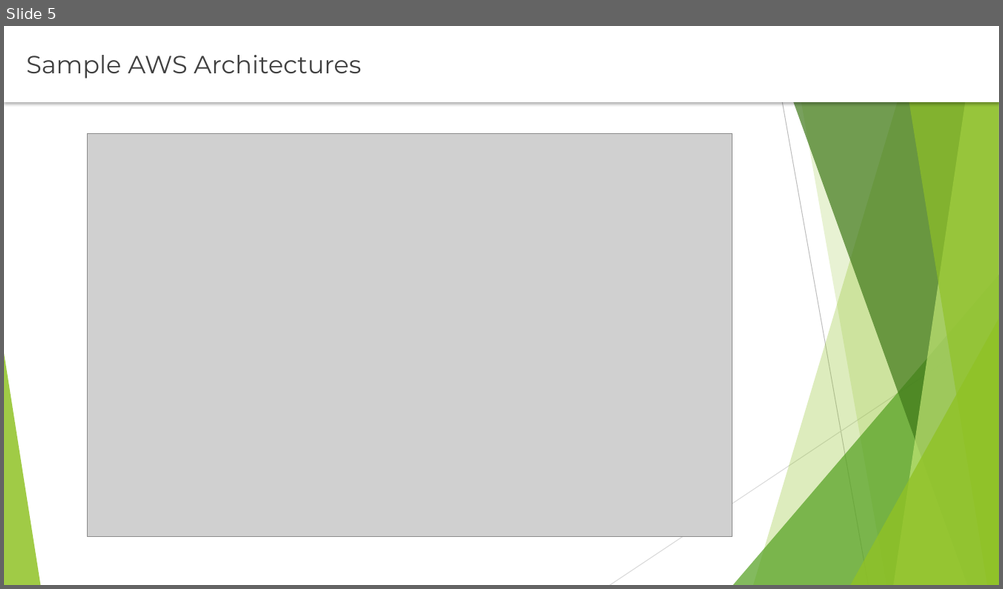
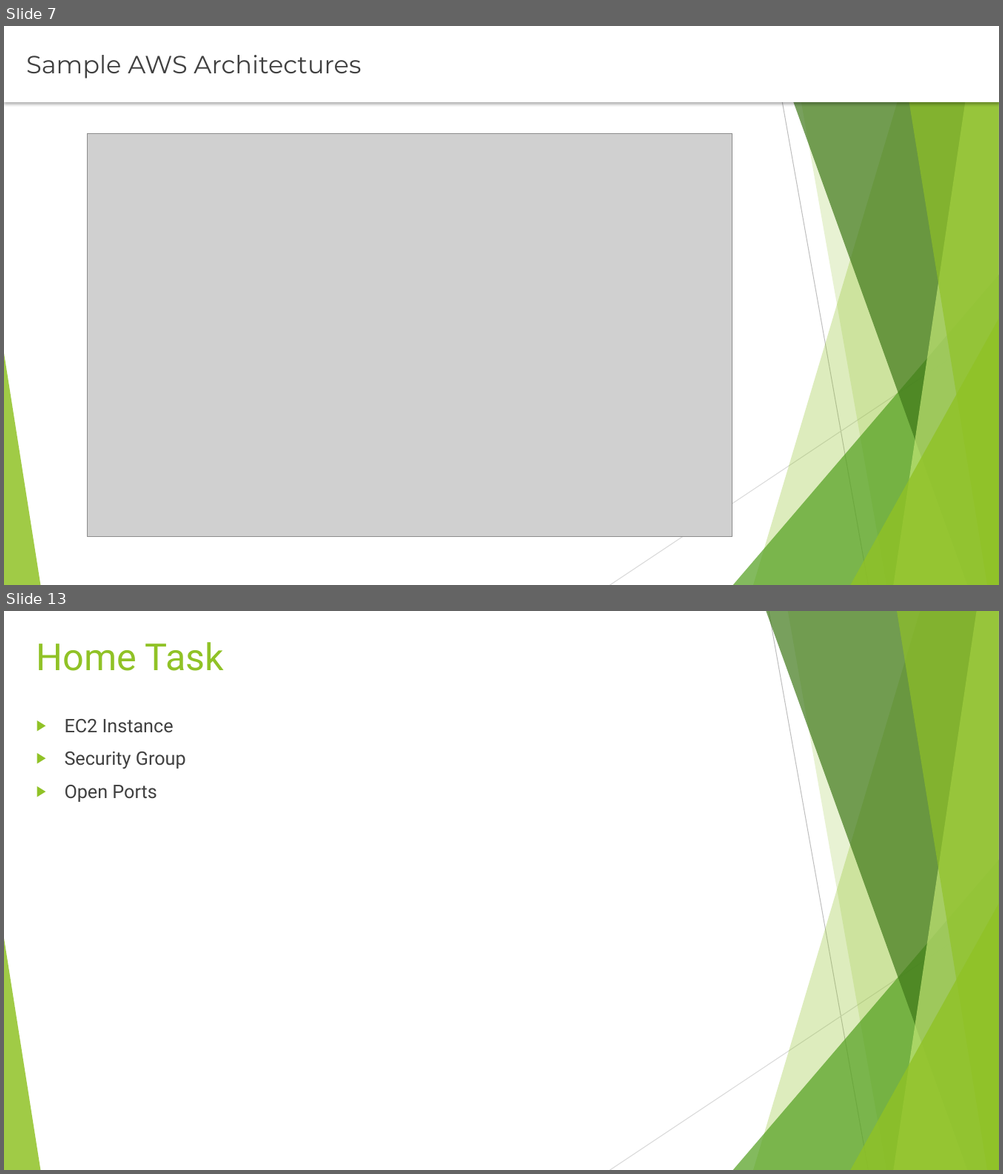
Before and after one commit to rusergei2010/AWSCourse2019, a slide deck: Lecture_2_Compute_Resources/Compute_Resources.pptx. Shown one above the other, each under a label of ours: slide 5 before the commit, slides 7 and 13 after it; the slides between them are not shown. The pictures are 1003x589 and 1003x1174 pixels, drawn with LibreOffice and Linux fonts; fonts in the diff are those of the drawing; grey boxes stand for pictures. Boxes give left, top, right and bottom in pixels: in the first picture for what was removed or moved away, otherwise in the second. Text is boxed around its words. In the diff, an @@ line names an element or a change of style, - is before the commit and + after.

```diff
--- a/Lecture_2_Compute_Resources/Compute_Resources.pptx
+++ b/Lecture_2_Compute_Resources/Compute_Resources.pptx
@@ slide 13 added at <box>4,611,999,1170</box>, background #FFFFFF; not listed: 10 template elements that a slide beside it also shows @@
@@ title added at <box>37,642,224,671</box>, 36 pt, text #90C226 @@
+Home Task
@@ text added at <box>65,719,186,802</box>, 18 pt, text #404040 @@
+▶ EC2 Instance
+▶ Security Group
+▶ Open Ports
@@ what was slide 5 is now slide 7 @@
```
Also in this commit, not shown: 4 slides changed, 6 other slides added, 7 other files.
